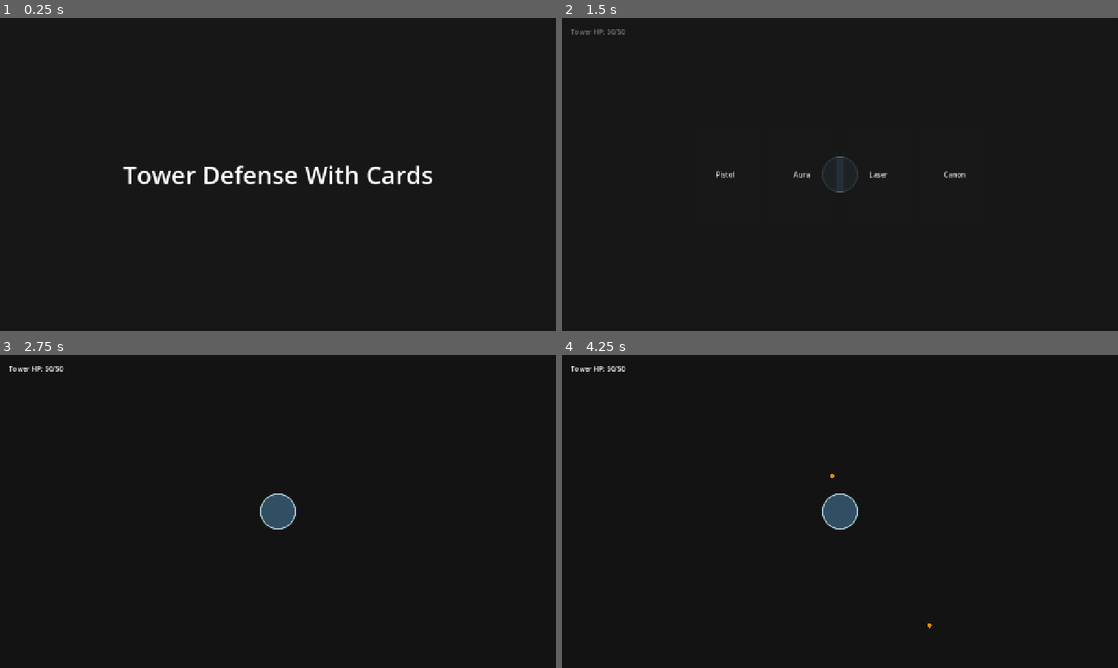
Above: before the commit, frames 1-4 (two rows, left to right).
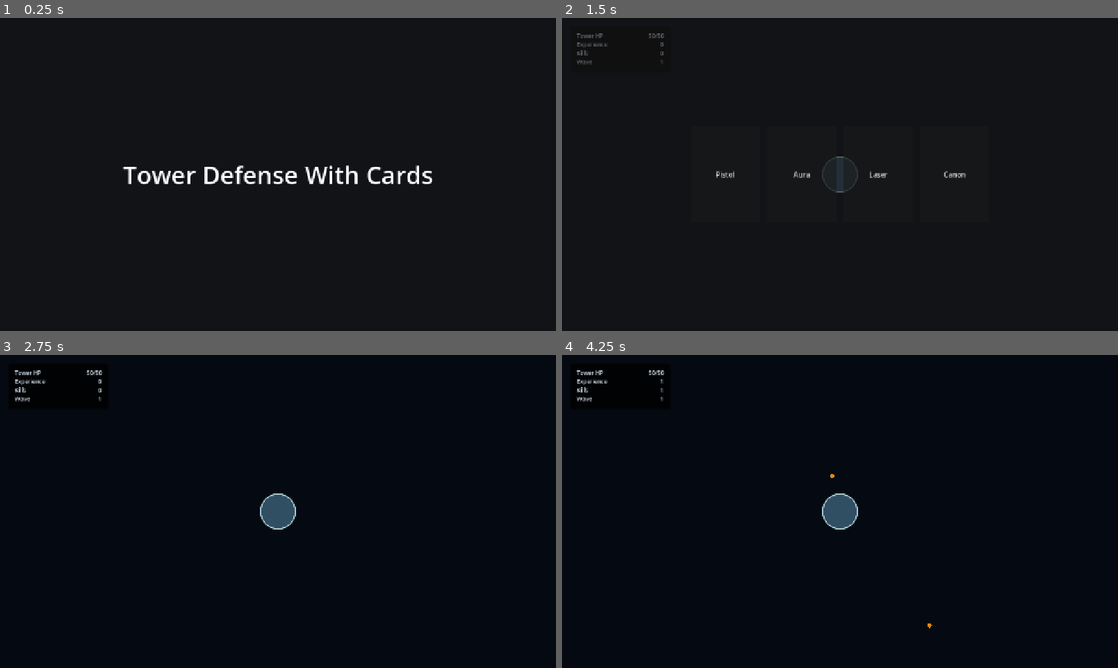
Above: after the commit, the same moments.

Repository: DennisRas/TowerDefenseWithCards
Game: Godot game, scene res://main.tscn
Same seed, same stepped clock (60 frames per second), same inputs: the game is played once before the commit and once after it.
Inputs:
- Up to frame 1 (0.25 s): no input
- Up to frame 2 (1.5 s): tap Enter (ui_accept) at 0.5, 0.77 s; click "Start Game" at 1.25 s
- Up to frame 3 (2.75 s): click "Pistol" at 2 s
- Up to frame 4 (4.25 s): tap Enter (ui_accept) at 2.75, 3.02 s

The runs differ from the first frame. In frame 2, 0.2% of the frame differs, in the area x 1-19%, y 3-15%; in frame 3, 0.3%; in frame 4, 0.3%.

Commit message:
Add xp and an infopanel

Diff:
--- a/game/enemies/enemy.gd
+++ b/game/enemies/enemy.gd
@@ -3,6 +3,7 @@
 @export var speed := 500.0
 @export var damage := 10.0
 @export var max_hp := 10.0
+@export var xp := 1
 
 var current_hp: float
 var target: Node2D = null
@@ -19,8 +20,10 @@
 
 func destroy():
 	Gamestate.state.kills += 1
+	Gamestate.state.xp += xp
 	Gamestate.dispatch(Gamestate.Event.ENEMY_KILLED, {
-		"kills": Gamestate.state.kills
+		"kills": Gamestate.state.kills,
+		"xp": xp
 	})
 	queue_free()
 
--- a/game/game.tscn
+++ b/game/game.tscn
@@ -9,6 +9,18 @@
 [node name="Game" type="Node2D" unique_id=920687291]
 script = ExtResource("1_h7iqs")
 
+[node name="Background" type="CanvasLayer" parent="."]
+layer = -1
+
+[node name="ColorRect" type="ColorRect" parent="Background"]
+anchors_preset = 15
+anchor_right = 1.0
+anchor_bottom = 1.0
+grow_horizontal = 2
+grow_vertical = 2
+mouse_filter = 2
+color = Color(0.02, 0.035, 0.07, 1)
+
 [node name="Arena" parent="." unique_id=842938838 instance=ExtResource("2_4fuuu")]
 script = ExtResource("3_dxrkv")
 
--- a/game/gamestate.gd
+++ b/game/gamestate.gd
@@ -25,7 +25,8 @@
 var default_state = {
 	"score": 0,
 	"wave": 1,
-	"kills": 0
+	"kills": 0,
+	"xp": 0
 }
 
 var state = default_state.duplicate(true)
--- a/game/ui/hud/hud.gd
+++ b/game/ui/hud/hud.gd
@@ -1,6 +1,43 @@
 extends Control
 
-@onready var label = $TowerHPLabel
+const INFO_ROW = preload("res://game/ui/hud/info_row.tscn")
 
-func update_tower_health_text(current, max_hp):
-	label.text = "Tower HP: %d/%d" % [current, max_hp]
+@onready var info_panel = $InfoPanel
+@onready var rows_container = $InfoPanel/Rows
+
+var rows := {}
+
+func _ready() -> void:
+	add_row("tower_hp", "Tower HP")
+	add_row("xp", "Experience")
+	add_row("kills", "Kills")
+	add_row("wave", "Wave")
+	info_panel.reset_size()
+
+	Gamestate.event.connect(_on_gamestate_event)
+	refresh()
+
+func add_row(id: String, label: String) -> void:
+	var row = INFO_ROW.instantiate()
+	rows_container.add_child(row)
+	row.setup(label)
+	rows[id] = row
+
+func set_value(id: String, value: String) -> void:
+	if rows.has(id):
+		rows[id].set_value(value)
+
+func refresh() -> void:
+	set_value("xp", str(Gamestate.state.xp))
+	set_value("kills", str(Gamestate.state.kills))
+	set_value("wave", str(Gamestate.state.wave))
+
+func _on_gamestate_event(type, data) -> void:
+	match type:
+		Gamestate.Event.TOWER_HEALTH_CHANGED:
+			set_value("tower_hp", "%d/%d" % [data.current, data.max])
+		Gamestate.Event.ENEMY_KILLED:
+			set_value("xp", str(Gamestate.state.xp))
+			set_value("kills", str(Gamestate.state.kills))
+		Gamestate.Event.STATE_CHANGED:
+			refresh()
--- a/game/ui/hud/hud.tscn
+++ b/game/ui/hud/hud.tscn
@@ -1,6 +1,20 @@
 [gd_scene format=3 uid="uid://c3dirjb8i8kg5"]
 
 [ext_resource type="Script" uid="uid://baavm7skyvx5y" path="res://game/ui/hud/hud.gd" id="1_d4vpa"]
+
+[sub_resource type="StyleBoxFlat" id="StyleBoxFlat_info_panel"]
+content_margin_left = 14.0
+content_margin_top = 12.0
+content_margin_right = 14.0
+content_margin_bottom = 12.0
+bg_color = Color(0, 0, 0, 0.55)
+corner_radius_top_left = 4
+corner_radius_top_right = 4
+corner_radius_bottom_right = 4
+corner_radius_bottom_left = 4
+shadow_color = Color(0, 0, 0, 0.45)
+shadow_size = 4
+shadow_offset = Vector2(1, 2)
 
 [node name="Hud" type="Control"]
 layout_mode = 3
@@ -12,9 +26,15 @@
 mouse_filter = 2
 script = ExtResource("1_d4vpa")
 
-[node name="TowerHPLabel" type="Label" parent="."]
+[node name="InfoPanel" type="PanelContainer" parent="."]
 layout_mode = 0
 offset_left = 20.0
 offset_top = 20.0
-offset_right = 200.0
-offset_bottom = 43.0
+offset_right = 248.0
+offset_bottom = 52.0
+mouse_filter = 2
+theme_override_styles/panel = SubResource("StyleBoxFlat_info_panel")
+
+[node name="Rows" type="VBoxContainer" parent="InfoPanel"]
+layout_mode = 2
+theme_override_constants/separation = 2
--- /dev/null
+++ b/game/ui/hud/info_row.gd
@@ -0,0 +1,11 @@
+extends HBoxContainer
+
+@onready var name_label = $Name
+@onready var value_label = $Value
+
+func setup(label: String, initial_value: String = "-") -> void:
+	name_label.text = label
+	value_label.text = initial_value
+
+func set_value(text: String) -> void:
+	value_label.text = text
--- /dev/null
+++ b/game/ui/hud/info_row.tscn
@@ -0,0 +1,25 @@
+[gd_scene format=3]
+
+[ext_resource type="Script" path="res://game/ui/hud/info_row.gd" id="1_row"]
+
+[sub_resource type="LabelSettings" id="LabelSettings_info"]
+font_size = 13
+font_color = Color(0.82, 0.88, 0.92, 1)
+
+[node name="InfoRow" type="HBoxContainer"]
+custom_minimum_size = Vector2(200, 0)
+theme_override_constants/separation = 12
+script = ExtResource("1_row")
+
+[node name="Name" type="Label" parent="."]
+layout_mode = 2
+size_flags_horizontal = 3
+text = "Label"
+label_settings = SubResource("LabelSettings_info")
+
+[node name="Value" type="Label" parent="."]
+layout_mode = 2
+size_flags_horizontal = 3
+text = "-"
+label_settings = SubResource("LabelSettings_info")
+horizontal_alignment = 2
--- a/game/ui/ui.gd
+++ b/game/ui/ui.gd
@@ -12,8 +12,6 @@
 	match type:
 		Gamestate.Event.STATE_CHANGED:
 			apply_play_state(data.get("state", Gamestate.play_state))
-		Gamestate.Event.TOWER_HEALTH_CHANGED:
-			Hud.update_tower_health_text(data.current, data.max)
 
 func apply_play_state(play_state):
 	match play_state:
Not shown, added: game/ui/hud/info_row.gd.uid
